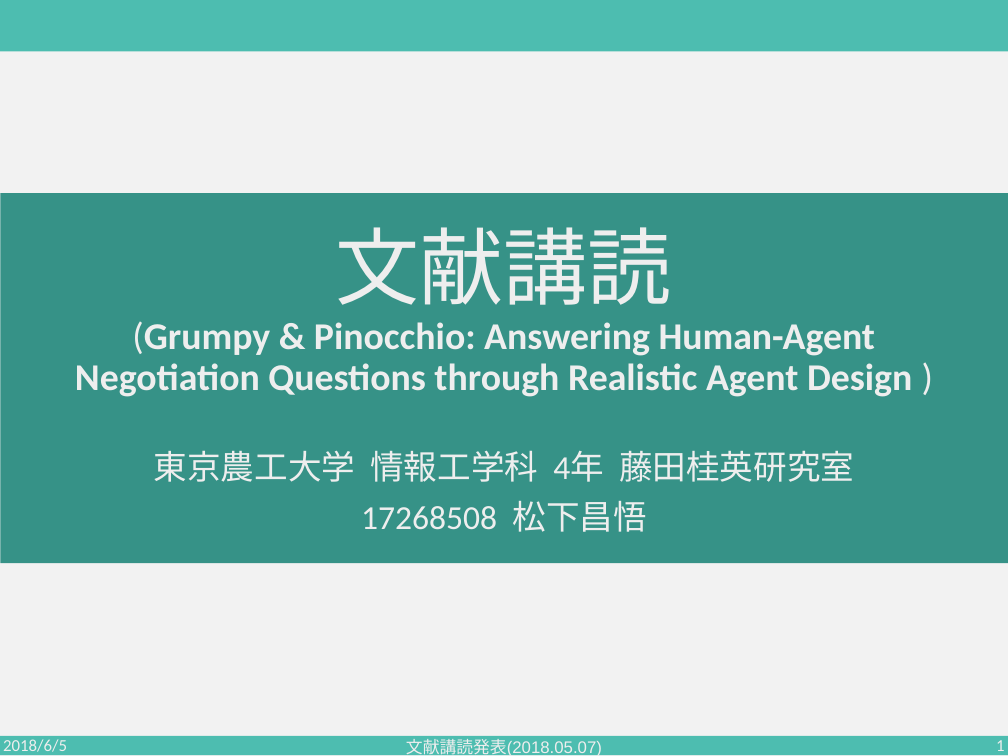
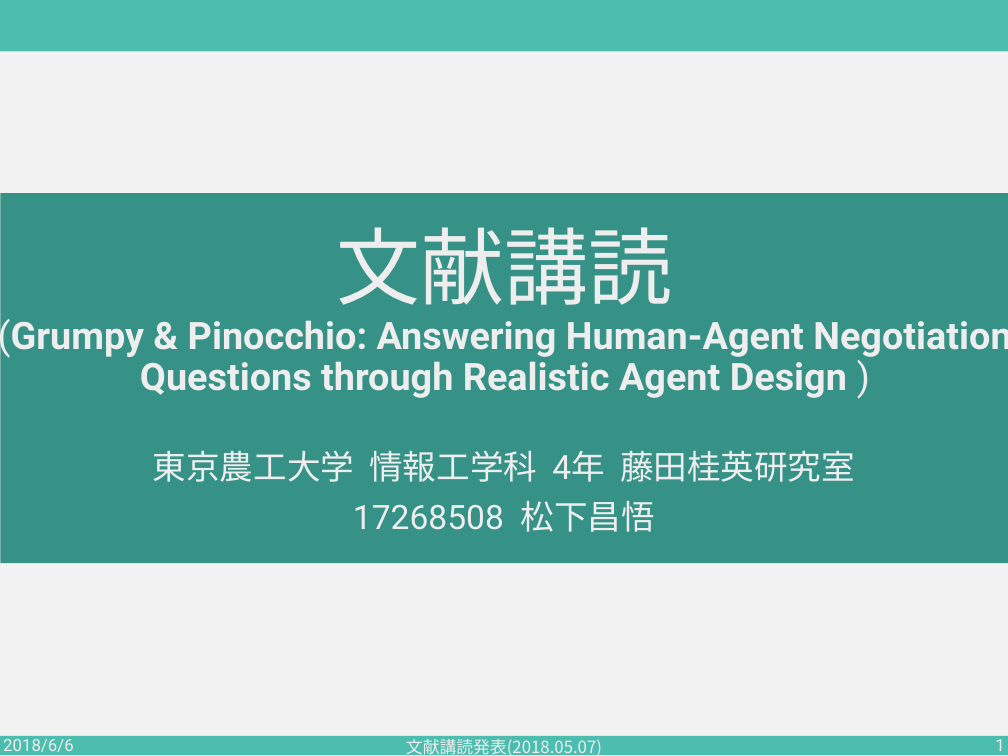
Before and after one commit to PajamaDrive/presentation, a slide deck: slide 1 of presentation_2nd.pptx. Drawn at 1008x756 pixels with LibreOffice and Linux fonts; fonts in the diff are those of the drawing. Boxes give left, top, right and bottom in pixels: in the first picture for what was removed or moved away, otherwise in the second. Text is boxed around its words. In the diff, an @@ line names an element or a change of style, - is before the commit and + after.

```diff
--- a/presentation_2nd.pptx
+++ b/presentation_2nd.pptx
@@ font Calibri to Roboto in 3 elements at (x1=153, y1=450, x2=855, y2=532), (x1=995, y1=739, x2=1004, y2=756), (x1=0, y1=227, x2=1008, y2=398) @@
@@ title "文献講読 (Grumpy & Pinocchio: Answering ..." moved from (x1=75, y1=227, x2=912, y2=397) to (x1=0, y1=227, x2=1008, y2=398) @@
@@ text at (x1=3, y1=739, x2=74, y2=756): text changed; font Calibri to Roboto @@
-2018/6/5
+2018/6/6
@@ text "文献講読発表(2018.05.07)" at (x1=406, y1=739, x2=602, y2=756): font Arial to Noto Sans CJK JP @@
```
Also in this commit, not shown: 7 other slides changed, 20 slides added, 2 slides removed.
